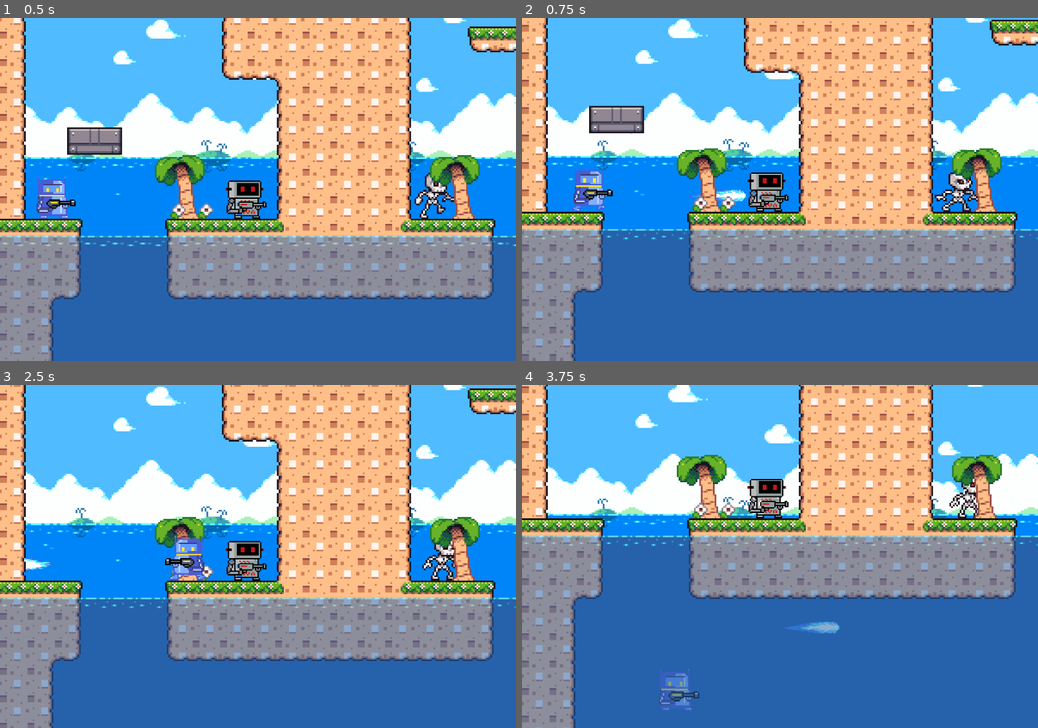
Above: before the commit, frames 1-4 (two rows, left to right).
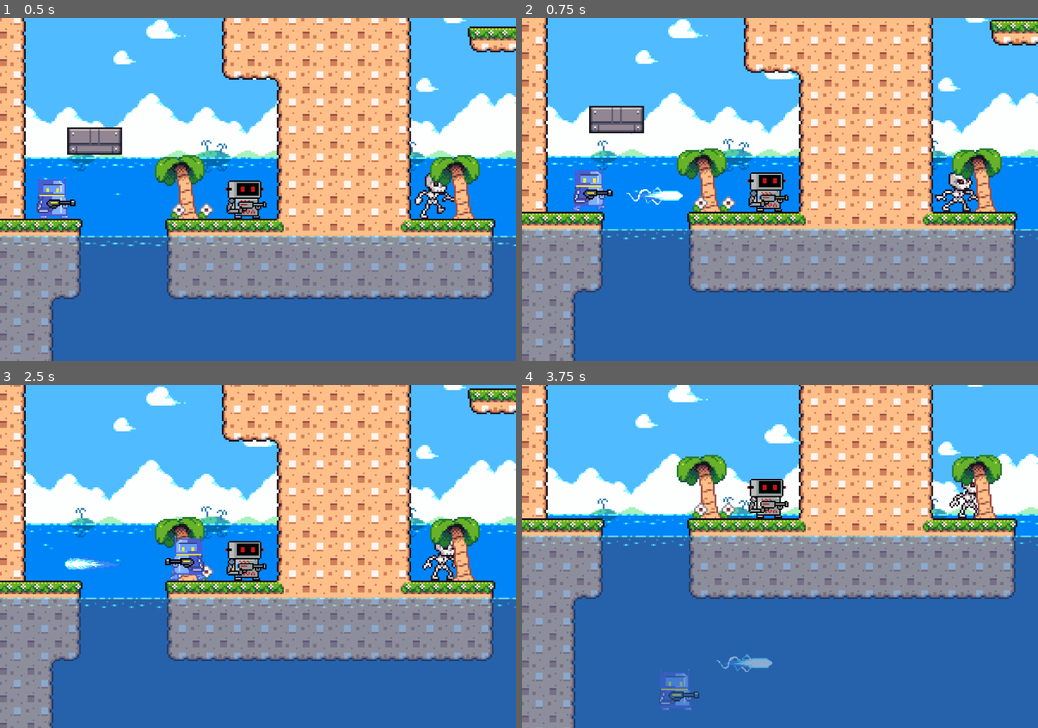
Above: after the commit, the same moments.

Repository: kayqueds/Code-Zone
Game: Godot game, scene res://scene/tropic.tscn
Two runs of this game, one before a commit and one after it. Both use one fixed random seed, a clock stepped at 60 frames per second and the inputs below.
Inputs:
- Up to frame 1 (0.5 s): no input
- Up to frame 2 (0.75 s): hold D (right_p1) from 0.53 s (still down); tap F (shoot_p1) at 0.6 s
- Up to frame 3 (2.5 s): tap W (jump_p1) at 0.77, 1.52 s; tap Left (left_p2) at 1.35 s; tap F (shoot_p1) at 1.55, 2.3 s; release D (right_p1) at 2.03 s; hold A (left_p1) from 2.03 s (still down); tap Right (right_p2) at 2.1 s
- Up to frame 4 (3.75 s): release A (left_p1) at 2.78 s; hold D (right_p1) from 2.78 s (still down); tap F (shoot_p1) at 2.85, 3.6 s; tap W (jump_p1) at 3.02 s

Frame 1 is identical in both runs. In frame 2, 0.4% of the frame differs, in the area x 20-44%, y 49-55%; in frame 3, 0.4%; in frame 4, 0.5%, in the area x 37-62%, y 69-84%.

Commit message:
feat: tiro carregado player_1

Diff:
--- a/entities/player.tscn
+++ b/entities/player.tscn
@@ -2,6 +2,7 @@
 
 [ext_resource type="Script" uid="uid://bd7qm8bs4spr0" path="res://scripts/player.gd" id="1_merdl"]
 [ext_resource type="PackedScene" uid="uid://dta6eyurdh7jh" path="res://scene/bullet.tscn" id="2_qly61"]
+[ext_resource type="PackedScene" uid="uid://bk6s83wge3q3n" path="res://scene/charged_bullet.tscn" id="3_qsoyl"]
 [ext_resource type="Texture2D" uid="uid://ce1e2pm43hu2y" path="res://sprites/2 - Robo_Python/SPRITE_PY_ RESPIRAR.png" id="6_x08pd"]
 [ext_resource type="Texture2D" uid="uid://b4165vg4eiga6" path="res://sprites/2 - Robo_Python/SPRITE_PY_ PULAR.png" id="7_dchgp"]
 [ext_resource type="Texture2D" uid="uid://b2js75xcnlly" path="res://sprites/2 - Robo_Python/SPRITE_PY_ ANDAR.png" id="10_kdgjc"]
@@ -149,6 +150,7 @@
 collision_mask = 9
 script = ExtResource("1_merdl")
 bullet_scene = ExtResource("2_qly61")
+charged_bullet_scene = ExtResource("3_qsoyl")
 
 [node name="CollisionShape2D" type="CollisionShape2D" parent="." unique_id=910780751]
 z_index = 2
@@ -189,7 +191,12 @@
 [node name="GunPoint" type="Marker2D" parent="." unique_id=64347479]
 position = Vector2(12, 3)
 
+[node name="ChargeTimer" type="Timer" parent="." unique_id=48754045]
+wait_time = 1.5
+one_shot = true
+
 [connection signal="area_entered" from="Hitbox" to="." method="_on_hitbox_area_entered"]
 [connection signal="body_entered" from="Hitbox" to="." method="_on_hitbox_body_entered"]
 [connection signal="body_exited" from="Hitbox" to="." method="_on_hitbox_body_exited"]
 [connection signal="timeout" from="ReloadTimer" to="." method="_on_reload_timer_timeout"]
+[connection signal="timeout" from="ChargeTimer" to="." method="_on_charge_timer_timeout"]
--- a/scene/bullet.tscn
+++ b/scene/bullet.tscn
@@ -56,7 +56,7 @@
 scale = Vector2(0.5624998, 0.5625)
 sprite_frames = SubResource("SpriteFrames_gofb6")
 autoplay = "default"
-frame_progress = 0.72201806
+frame_progress = 0.3227565
 
 [node name="CollisionShape2D" type="CollisionShape2D" parent="." unique_id=474655065]
 position = Vector2(3.5, 0)
--- /dev/null
+++ b/scene/charged_bullet.tscn
@@ -0,0 +1,70 @@
+[gd_scene format=3 uid="uid://bk6s83wge3q3n"]
+
+[ext_resource type="Script" uid="uid://b7coighcftlr8" path="res://scripts/charged_bullet.gd" id="1_mt33h"]
+[ext_resource type="Texture2D" uid="uid://dig1kkvta146" path="res://sprites/Warped shooting fx files/Assets/Pixelart/charged/spritesheet.png" id="2_mt33h"]
+
+[sub_resource type="AtlasTexture" id="AtlasTexture_k0bjs"]
+atlas = ExtResource("2_mt33h")
+region = Rect2(0, 0, 63, 48)
+
+[sub_resource type="AtlasTexture" id="AtlasTexture_v1eue"]
+atlas = ExtResource("2_mt33h")
+region = Rect2(63, 0, 63, 48)
+
+[sub_resource type="AtlasTexture" id="AtlasTexture_ckmg1"]
+atlas = ExtResource("2_mt33h")
+region = Rect2(126, 0, 63, 48)
+
+[sub_resource type="AtlasTexture" id="AtlasTexture_xlawd"]
+atlas = ExtResource("2_mt33h")
+region = Rect2(189, 0, 63, 48)
+
+[sub_resource type="AtlasTexture" id="AtlasTexture_ydtta"]
+atlas = ExtResource("2_mt33h")
+region = Rect2(252, 0, 63, 48)
+
+[sub_resource type="AtlasTexture" id="AtlasTexture_3kkfa"]
+atlas = ExtResource("2_mt33h")
+region = Rect2(315, 0, 63, 48)
+
+[sub_resource type="SpriteFrames" id="SpriteFrames_gofb6"]
+animations = [{
+"frames": [{
+"duration": 1.0,
+"texture": SubResource("AtlasTexture_k0bjs")
+}, {
+"duration": 1.0,
+"texture": SubResource("AtlasTexture_v1eue")
+}, {
+"duration": 1.0,
+"texture": SubResource("AtlasTexture_ckmg1")
+}, {
+"duration": 1.0,
+"texture": SubResource("AtlasTexture_xlawd")
+}, {
+"duration": 1.0,
+"texture": SubResource("AtlasTexture_ydtta")
+}, {
+"duration": 1.0,
+"texture": SubResource("AtlasTexture_3kkfa")
+}],
+"loop": true,
+"name": &"default",
+"speed": 5.0
+}]
+
+[sub_resource type="RectangleShape2D" id="RectangleShape2D_4bibm"]
+size = Vector2(49, 28)
+
+[node name="Charged_Bullet" type="Area2D" unique_id=188579184]
+script = ExtResource("1_mt33h")
+
+[node name="AnimatedSprite2D" type="AnimatedSprite2D" parent="." unique_id=704440132]
+scale = Vector2(0.9999997, 1)
+sprite_frames = SubResource("SpriteFrames_gofb6")
+autoplay = "default"
+frame_progress = 0.006570476
+
+[node name="CollisionShape2D" type="CollisionShape2D" parent="." unique_id=474655065]
+position = Vector2(4.5, 0)
+shape = SubResource("RectangleShape2D_4bibm")
--- /dev/null
+++ b/scripts/charged_bullet.gd
@@ -0,0 +1,28 @@
+extends Node2D
+
+@onready var sprite = $AnimatedSprite2D
+
+var speed = 500.0
+var damage = 100
+
+var direction = Vector2.RIGHT
+
+func _ready():
+
+	sprite.play("default")
+
+	await get_tree().create_timer(5.0).timeout
+	queue_free()
+
+func _physics_process(delta):
+
+	position += direction * speed * delta
+
+func set_direction(new_direction):
+
+	direction = new_direction
+
+	if direction.x < 0:
+		sprite.flip_h = true
+	else:
+		sprite.flip_h = false
--- a/scripts/player.gd
+++ b/scripts/player.gd
@@ -17,7 +17,16 @@
 @onready var left_wall_detector = $LeftWallDetector
 @onready var right_wall_detector = $RightWallDetector
 
+# tiro normal, carregado
 @export var bullet_scene: PackedScene
+@export var charged_bullet_scene: PackedScene
+
+@onready var charge_timer = $ChargeTimer
+
+var is_charging = false
+var charged_shot_ready = false
+
+
 
 @export var max_speed = 180.0
 @export var acceleration = 400
@@ -73,7 +82,7 @@
 			hurt_state(delta)
 
 	move_and_slide()
-	shoot()
+	handle_shoot()
 
 func go_to_idle_state():
 
@@ -285,23 +294,65 @@
 func can_jump() -> bool:
 	return jump_count < max_jump_count
 
-func shoot():
-
+
+func handle_shoot():
+
+	# começou carregar
 	if Input.is_action_just_pressed("shoot_p1"):
 
-		if bullet_scene == null:
-			return
-
-		var bullet = bullet_scene.instantiate()
-
-		get_parent().add_child(bullet)
-
-		bullet.global_position = gun_point.global_position
-
-		if facing_direction < 0:
-			bullet.set_direction(Vector2.LEFT)
+		is_charging = true
+		charged_shot_ready = false
+
+		charge_timer.start()
+
+	# soltou botão
+	if Input.is_action_just_released("shoot_p1"):
+
+		if charged_shot_ready:
+			shoot_charged()
 		else:
-			bullet.set_direction(Vector2.RIGHT)
+			shoot_normal()
+
+		is_charging = false
+
+func shoot_normal():
+
+	if bullet_scene == null:
+		return
+
+	var bullet = bullet_scene.instantiate()
+
+	get_parent().add_child(bullet)
+
+	bullet.global_position = gun_point.global_position
+
+	if facing_direction < 0:
+		bullet.set_direction(Vector2.LEFT)
+	else:
+		bullet.set_direction(Vector2.RIGHT)
+
+
+func shoot_charged():
+
+	if charged_bullet_scene == null:
+		return
+
+	var bullet = charged_bullet_scene.instantiate()
+
+	get_parent().add_child(bullet)
+
+	bullet.global_position = gun_point.global_position
+
+	if facing_direction < 0:
+		bullet.set_direction(Vector2.LEFT)
+	else:
+		bullet.set_direction(Vector2.RIGHT)
 
 func _on_reload_timer_timeout():
 	get_tree().reload_current_scene()
+
+
+func _on_charge_timer_timeout():
+
+	if is_charging:
+		charged_shot_ready = true
Not shown, added: scripts/charged_bullet.gd.uid
